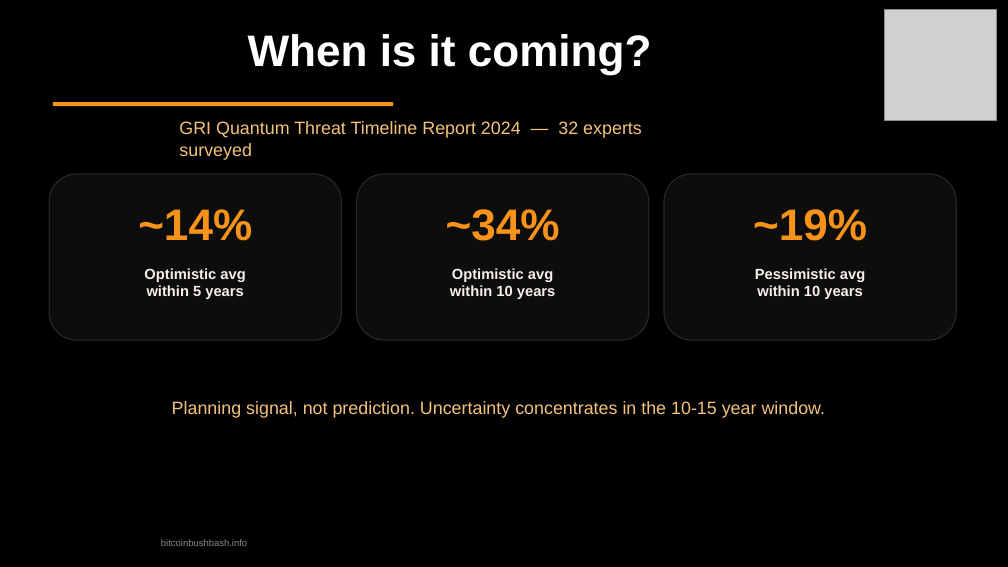
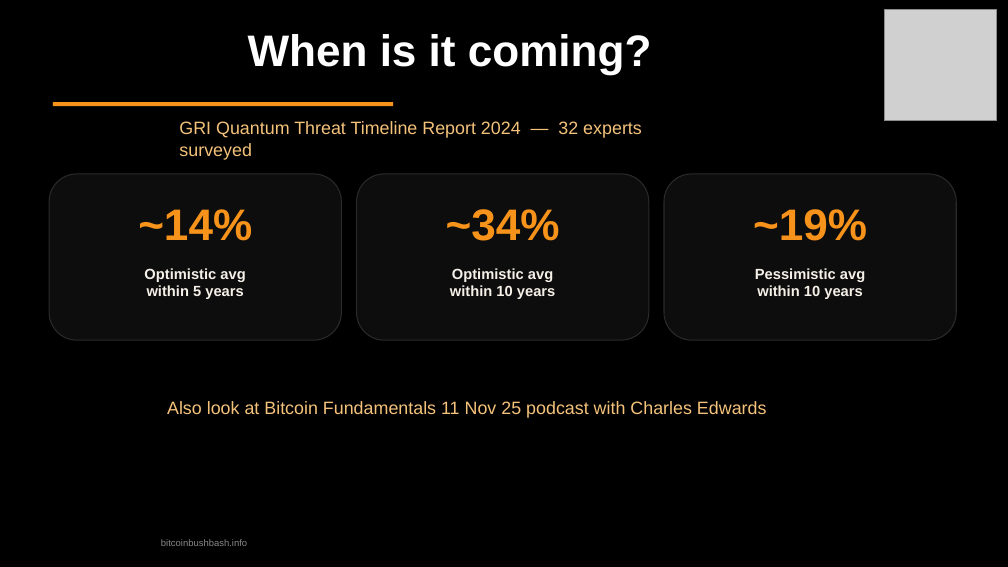
Before and after one commit to TrentOmega/qc-threat, a slide deck: slide 12 of quantum-threat-bitcoin-bushbash.odp. Drawn at 1008x567 pixels with LibreOffice and Linux fonts; fonts in the diff are those of the drawing; grey boxes stand for pictures. Boxes give left, top, right and bottom in pixels: in the first picture for what was removed or moved away, otherwise in the second. Text is boxed around its words. In the diff, an @@ line names an element or a change of style, - is before the commit and + after.

```diff
--- a/quantum-threat-bitcoin-bushbash.odp
+++ b/quantum-threat-bitcoin-bushbash.odp
@@ text at (x1=167, y1=401, x2=767, y2=418): text changed @@
-Planning signal, not prediction. Uncertainty concentrates in the 10-15 year window.
+Also look at Bitcoin Fundamentals 11 Nov 25 podcast with Charles Edwards
```
Also in this commit, not shown: 9 other slides changed, 2 slides added, 2 slides removed, 2 other files.
